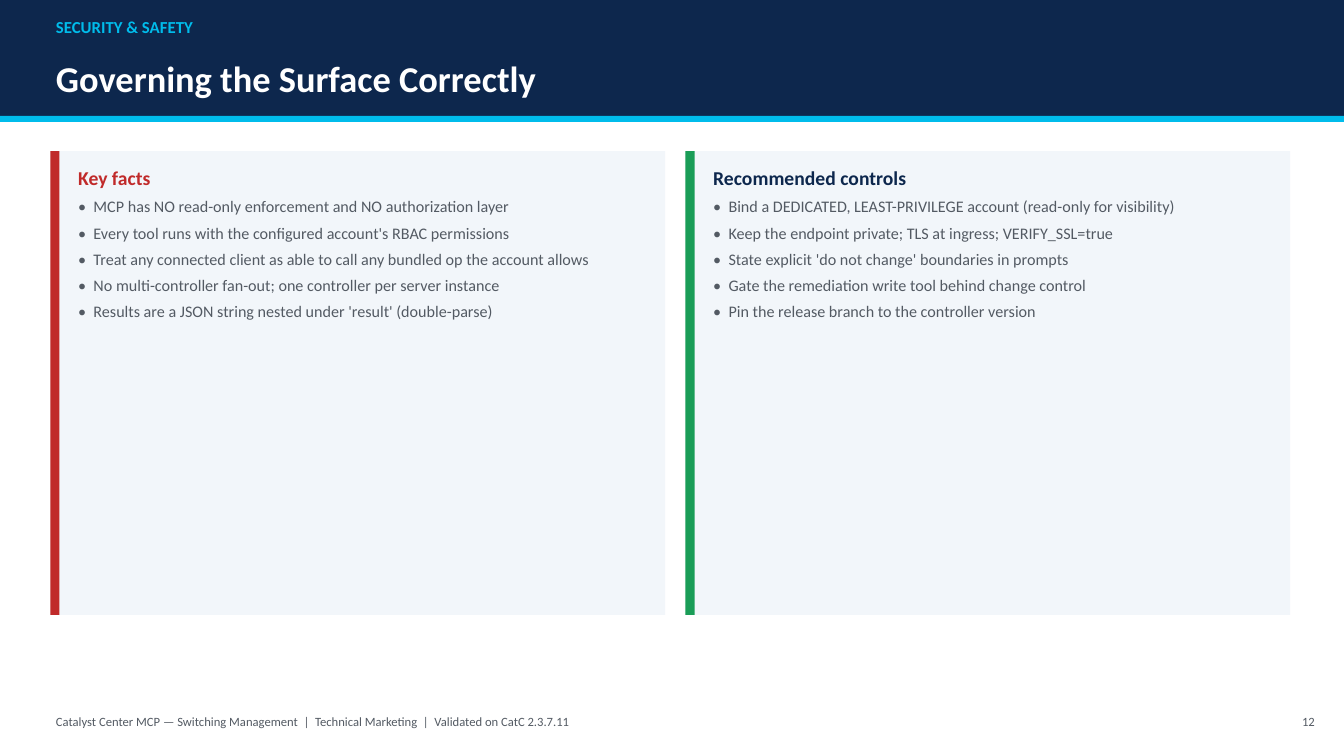
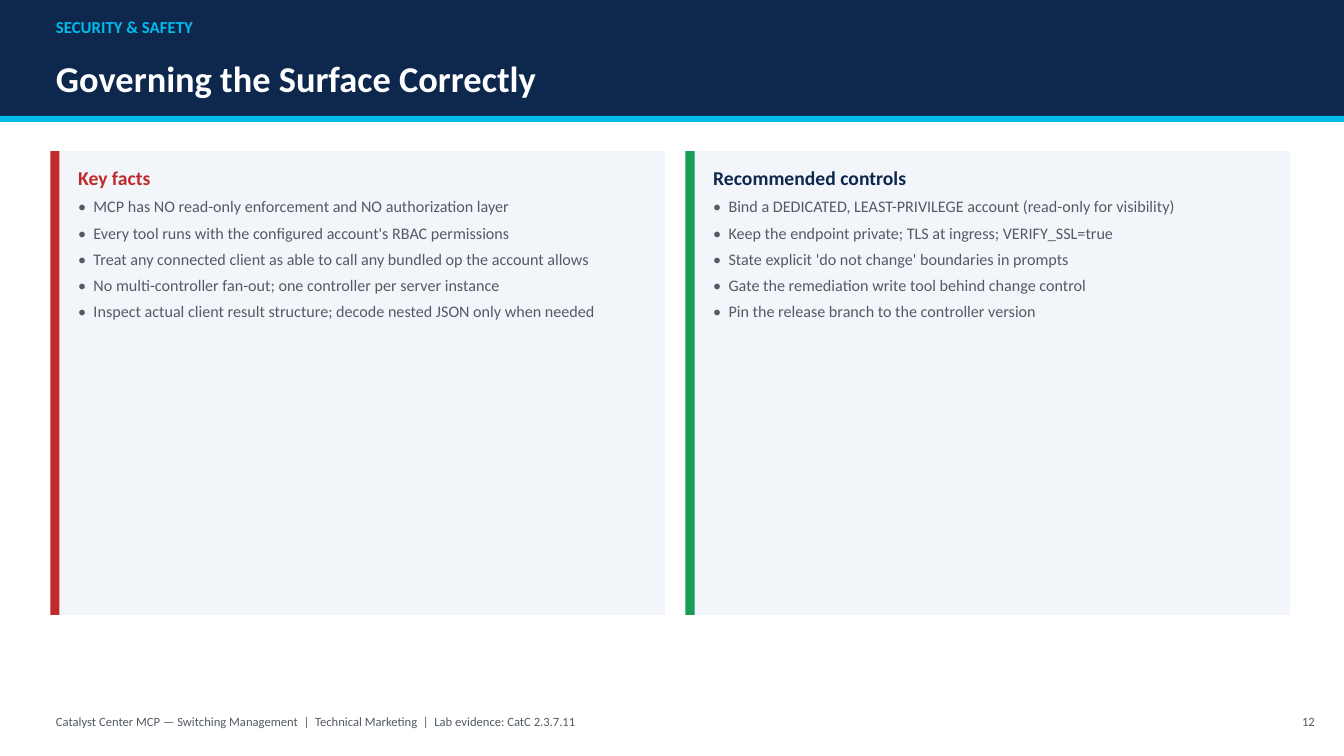
Before and after one commit to jeremycohoe/catc-mcp-oss, a slide deck: slide 12 of examples/switching-validation/Catalyst-Center-MCP-Switching.pptx. Drawn at 1344x756 pixels with LibreOffice and Linux fonts; fonts in the diff are those of the drawing. Boxes give left, top, right and bottom in pixels: in the first picture for what was removed or moved away, otherwise in the second. Text is boxed around its words. In the diff, an @@ line names an element or a change of style, - is before the commit and + after.

```diff
--- a/examples/switching-validation/Catalyst-Center-MCP-Switching.pptx
+++ b/examples/switching-validation/Catalyst-Center-MCP-Switching.pptx
@@ text at (93,306,594,320): text changed @@
-• Results are a JSON string nested under 'result' (double-parse)
+• Inspect actual client result structure; decode nested JSON only when needed
@@ text at (56,717,575,728): text changed @@
-Catalyst Center MCP — Switching Management | Technical Marketing | Validated on CatC 2.3.7.11
+Catalyst Center MCP — Switching Management | Technical Marketing | Lab evidence: CatC 2.3.7.11
```
Also in this commit, not shown: 13 other slides changed, 1 slide added, 8 other files.
